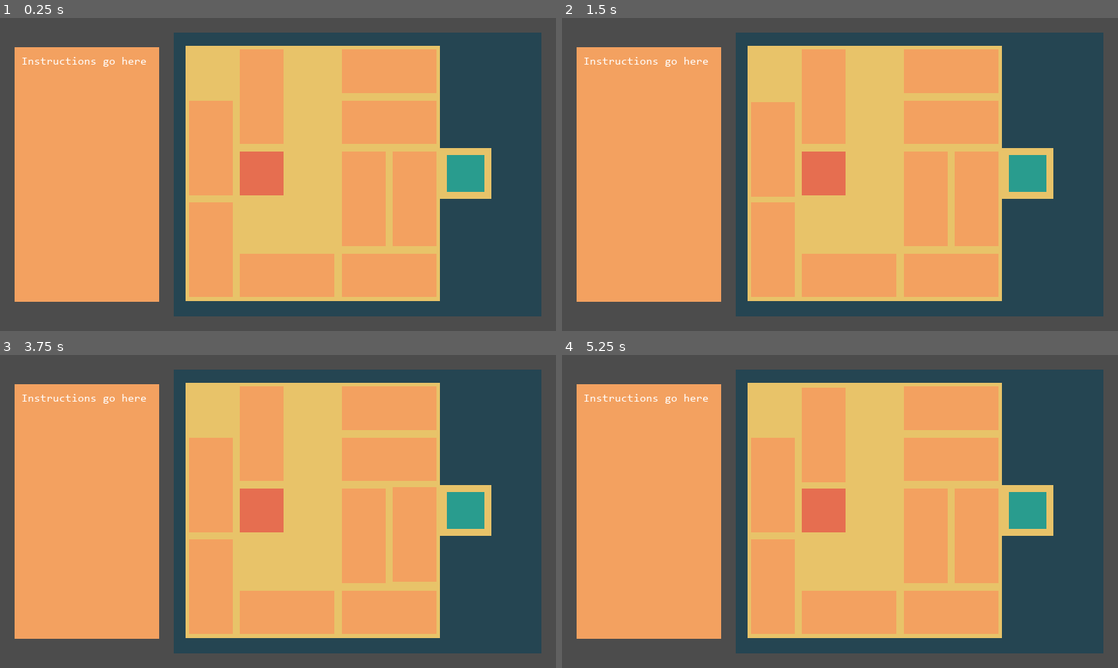
Above: before the commit, frames 1-4 (two rows, left to right).
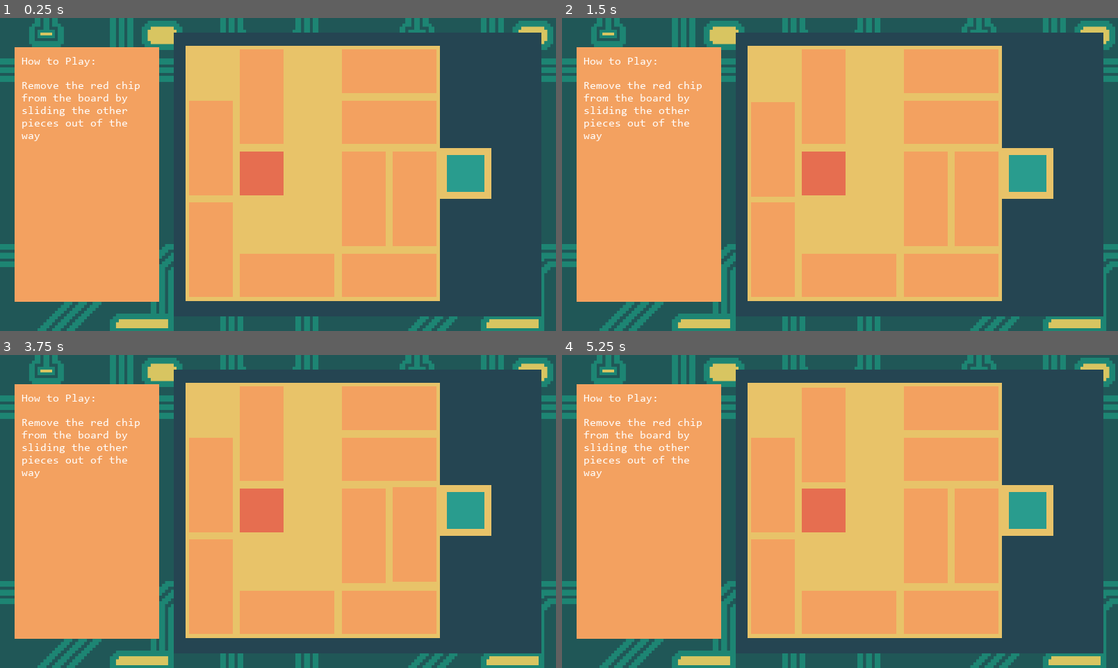
Above: after the commit, the same moments.

Repository: khathepham/CSGameJam-2023
Game: Godot game, scene res://Block Minigame/Block Minigame1.tscn
Same seed, same stepped clock (60 frames per second), same inputs: the game is played once before the commit and once after it.
Inputs (mouse positions are in pixels of both pictures, inside the frame that each line leads up to):
- Up to frame 1 (0.25 s): no input
- Up to frame 2 (1.5 s): tap Enter at 0.5 s; move the mouse to (823, 174) at 0.52 s; click (823, 174) at 0.67 s; tap Space at 1.25 s; move the mouse to (773, 146) at 1.27 s; click (773, 146) at 1.42 s
- Up to frame 3 (3.75 s): tap Enter at 2, 3.5 s; move the mouse to (389, 408) at 2.02 s; click (389, 408) at 2.17 s; tap Space at 2.75 s; move the mouse to (389, 611) at 2.77 s; click (389, 611) at 2.92 s; move the mouse to (417, 536) at 3.52 s; click (417, 536) at 3.67 s
- Up to frame 4 (5.25 s): tap Space at 4.25 s; move the mouse to (951, 458) at 4.27 s; click (951, 458) at 4.42 s; move the mouse to (823, 433) at 5.02 s; click (823, 433) at 5.17 s

The runs differ from the first frame. In frame 1, 20% of the frame differs, in the area x 0-100%, y 0-100%; in frame 2, 20%; in frame 3, 20%; in frame 4, 20%.

Commit message:
Added background

Diff:
--- a/Glitch Cat vs Developer/Block Minigame/Block Minigame1.tscn
+++ b/Glitch Cat vs Developer/Block Minigame/Block Minigame1.tscn
@@ -1,9 +1,10 @@
-[gd_scene load_steps=9 format=2]
+[gd_scene load_steps=10 format=2]
 
 [ext_resource path="res://Block Minigame/Block.tscn" type="PackedScene" id=1]
 [ext_resource path="res://Block Minigame/Consolas.ttf" type="DynamicFontData" id=2]
 [ext_resource path="res://Block Minigame/blocksTexture.png" type="Texture" id=3]
 [ext_resource path="res://Block Minigame/check_win.gd" type="Script" id=4]
+[ext_resource path="res://Block Minigame/tileset.ground.png" type="Texture" id=5]
 
 [sub_resource type="DynamicFont" id=1]
 size = 40
@@ -21,6 +22,14 @@
 [node name="Minigame Template" type="Node2D"]
 
 [node name="Background" type="Node2D" parent="."]
+
+[node name="TextureRect" type="TextureRect" parent="Background"]
+margin_right = 1920.0
+margin_bottom = 1280.0
+mouse_filter = 2
+input_pass_on_modal_close_click = false
+texture = ExtResource( 5 )
+stretch_mode = 2
 
 [node name="Sprite" type="Sprite" parent="Background"]
 modulate = Color( 0.14902, 0.27451, 0.32549, 1 )
@@ -49,8 +58,10 @@
 margin_right = 514.0
 margin_bottom = 216.0
 custom_fonts/font = SubResource( 1 )
-text = "Instructions go here
-"
+text = "How to Play:
+
+Remove the red chip from the board by sliding the other pieces out of the way"
+autowrap = true
 
 [node name="Sprite4" type="Sprite" parent="Background"]
 modulate = Color( 0.913725, 0.768627, 0.415686, 1 )
--- a/Glitch Cat vs Developer/Block Minigame/Block Minigame2.tscn
+++ b/Glitch Cat vs Developer/Block Minigame/Block Minigame2.tscn
@@ -1,9 +1,10 @@
-[gd_scene load_steps=9 format=2]
+[gd_scene load_steps=10 format=2]
 
 [ext_resource path="res://Block Minigame/blocksTexture.png" type="Texture" id=1]
 [ext_resource path="res://Block Minigame/Consolas.ttf" type="DynamicFontData" id=2]
 [ext_resource path="res://Block Minigame/check_win.gd" type="Script" id=3]
 [ext_resource path="res://Block Minigame/Block.tscn" type="PackedScene" id=4]
+[ext_resource path="res://Block Minigame/tileset.ground.png" type="Texture" id=5]
 
 [sub_resource type="DynamicFont" id=1]
 size = 40
@@ -21,6 +22,14 @@
 [node name="Minigame Template" type="Node2D"]
 
 [node name="Background" type="Node2D" parent="."]
+
+[node name="TextureRect" type="TextureRect" parent="Background"]
+margin_right = 1920.0
+margin_bottom = 1280.0
+mouse_filter = 2
+input_pass_on_modal_close_click = false
+texture = ExtResource( 5 )
+stretch_mode = 2
 
 [node name="Sprite" type="Sprite" parent="Background"]
 modulate = Color( 0.14902, 0.27451, 0.32549, 1 )
@@ -49,8 +58,10 @@
 margin_right = 514.0
 margin_bottom = 216.0
 custom_fonts/font = SubResource( 1 )
-text = "Instructions go here
-"
+text = "How to Play:
+
+Remove the red chip from the board by sliding the other pieces out of the way"
+autowrap = true
 
 [node name="Sprite4" type="Sprite" parent="Background"]
 modulate = Color( 0.913725, 0.768627, 0.415686, 1 )
Binary file added: Glitch Cat vs Developer/Block Minigame/tileset.ground.png
Not shown, added: Glitch Cat vs Developer/Block Minigame/tileset.ground.png.import
